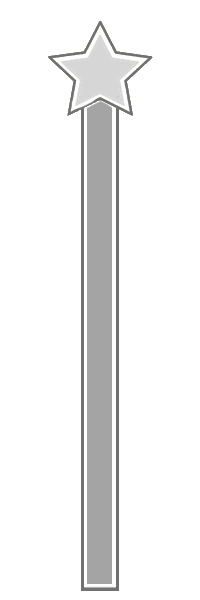
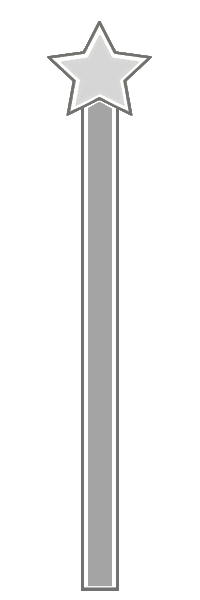
Revision of a layered 200px x 600px image; what changed, layer by layer:
painted on "Layer 2 copy" over (61, 35, 139, 106)
renamed "Layer 2" to "Layer 4", painted on it over (47, 21, 153, 116)
painted on "Rectangle 1" over (87, 100, 112, 586)
painted on "Layer 3" over (81, 96, 119, 588)
